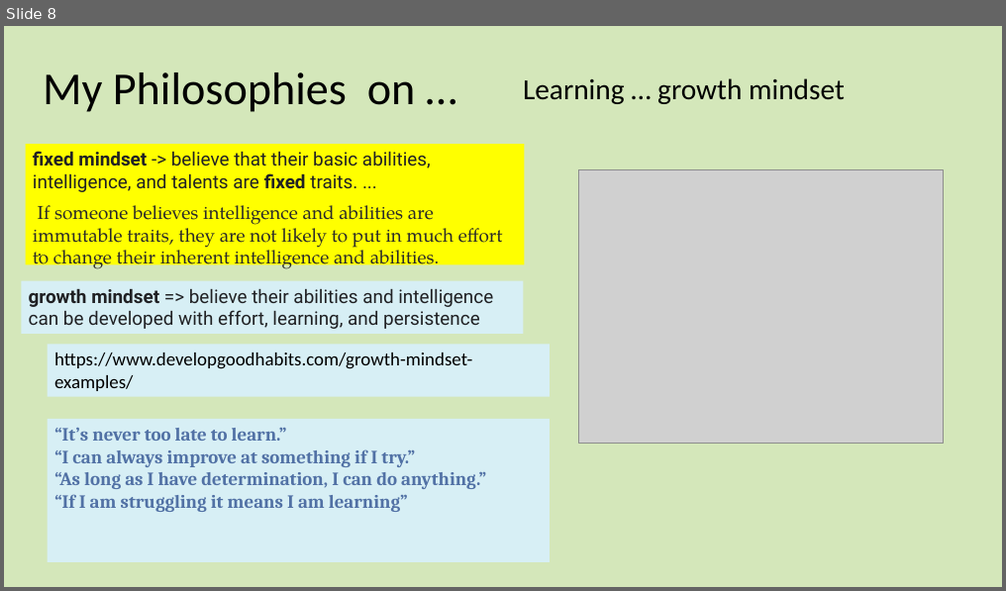
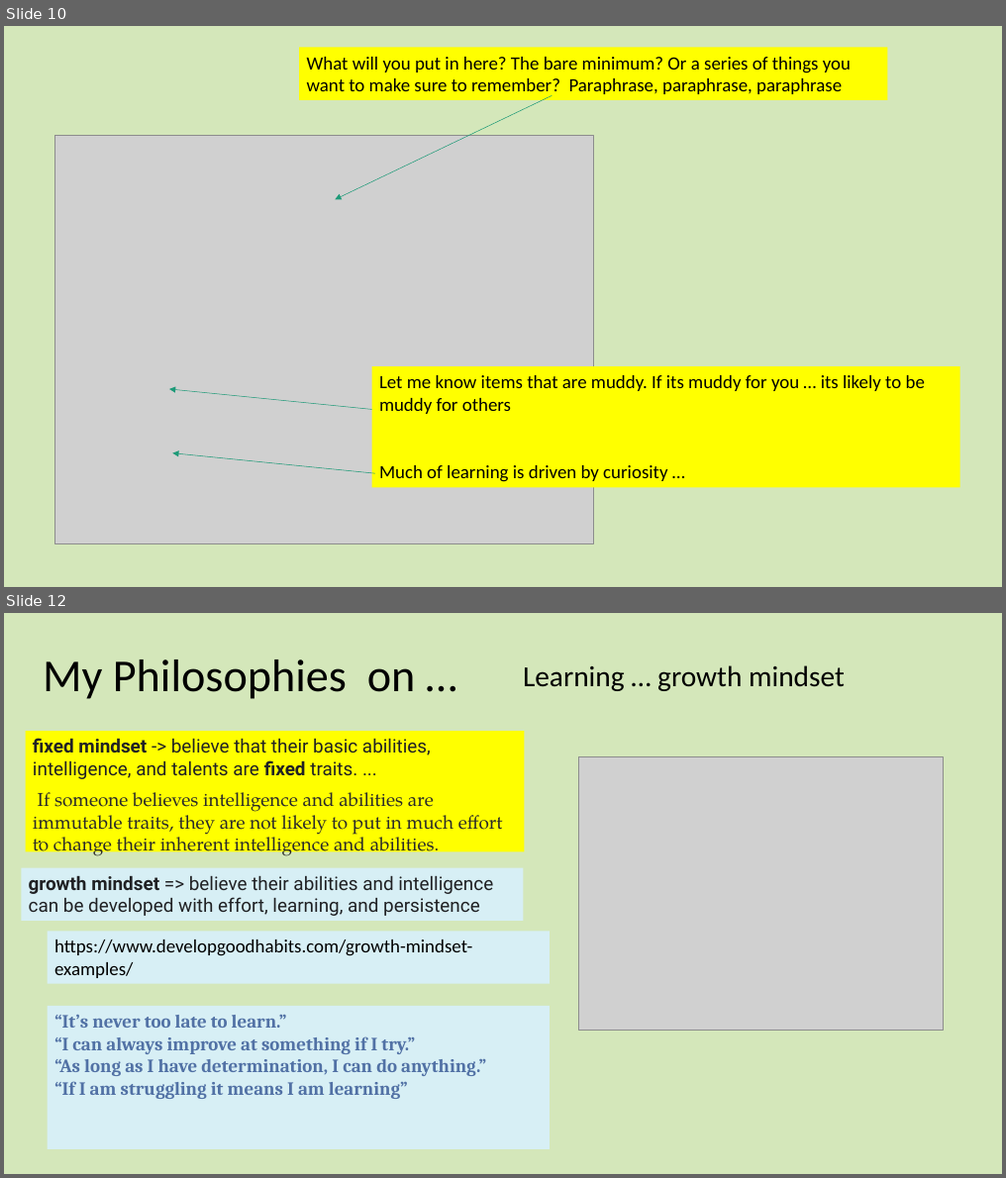
Before and after one commit to dlash02/CSC3510, a slide deck: CSC3510 S2021/Lectures/01IntroductionTo3510.pptx. Shown one above the other, each under a label of ours: slide 8 before the commit, slides 10 and 12 after it; the slides between them are not shown. The pictures are 1006x591 and 1006x1178 pixels, drawn with LibreOffice and Linux fonts; fonts in the diff are those of the drawing; grey boxes stand for pictures. Boxes give left, top, right and bottom in pixels: in the first picture for what was removed or moved away, otherwise in the second. Text is boxed around its words. In the diff, an @@ line names an element or a change of style, - is before the commit and + after.

```diff
--- a/CSC3510 S2021/Lectures/01IntroductionTo3510.pptx
+++ b/CSC3510 S2021/Lectures/01IntroductionTo3510.pptx
@@ slide 10 added at bbox=[4, 26, 1002, 587], background #D1E6B5 at 93% opacity @@
@@ rectangle added at bbox=[299, 47, 887, 100], fill #FFFF00, 18 pt, text #000000 @@
+What will you put in here? The bare minimum? Or a series of things you want to make sure to remember? Paraphrase, paraphrase, paraphrase
@@ arrow added from (552, 95) to (335, 199), #1D9A78 0.5 pt @@
@@ picture added at bbox=[54, 135, 594, 544] @@
@@ rectangle added at bbox=[371, 367, 960, 488], fill #FFFF00, 18 pt, text #000000 @@
+Let me know items that are muddy. If its muddy for you … its likely to be muddy for others
+Much of learning is driven by curiosity …
@@ arrow added from (371, 409) to (169, 389), #1D9A78 0.5 pt @@
@@ arrow added from (375, 473) to (172, 454), #1D9A78 0.5 pt @@
@@ what was slide 8 is now slide 12 @@
```
Also in this commit, not shown: 1 slide changed, 4 other slides added, 1 slide removed, 4 other files.
